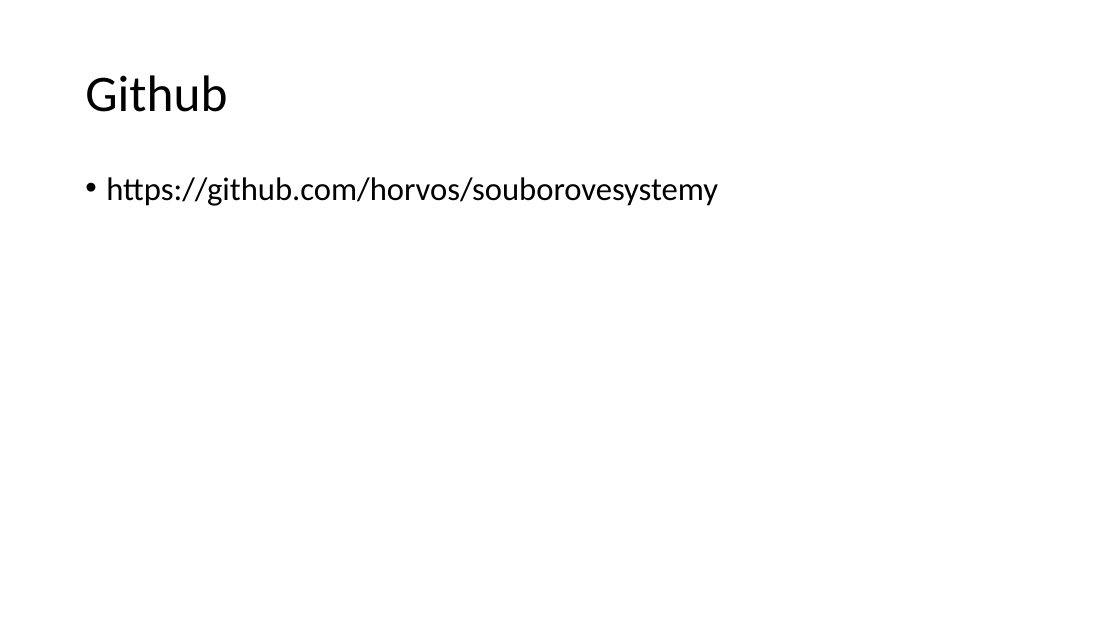
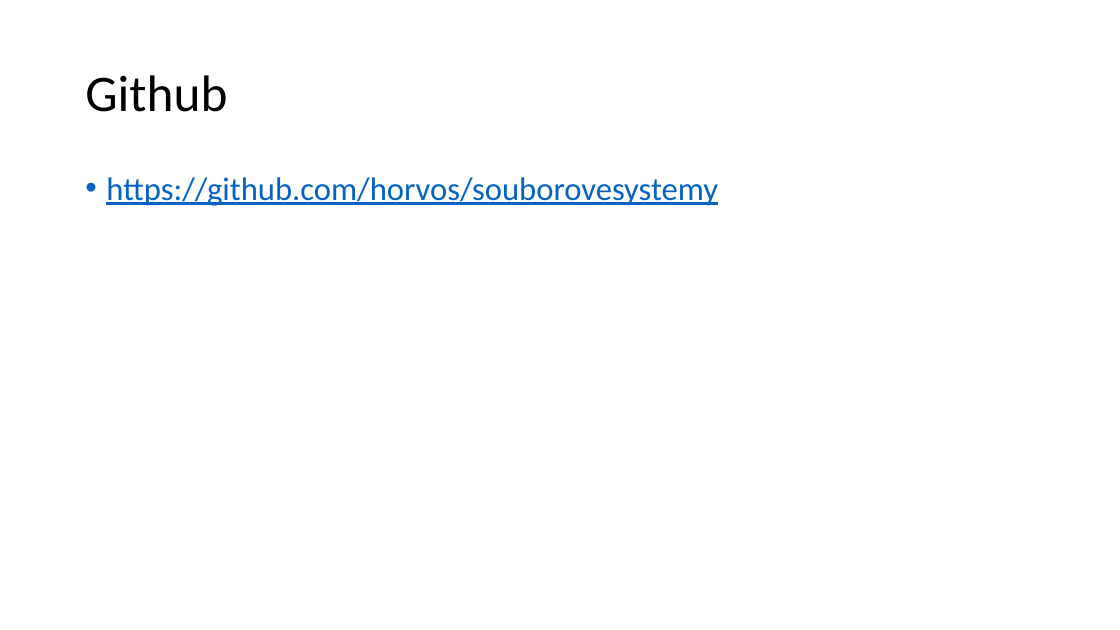
Before and after one commit to horvos/souborovesystemy, a slide deck: slide 10 of horvath.pptx (slide 9 before the commit). Drawn at 1120x630 pixels with LibreOffice and Linux fonts; fonts in the diff are those of the drawing. Boxes give left, top, right and bottom in pixels: in the first picture for what was removed or moved away, otherwise in the second. Text is boxed around its words. In the diff, an @@ line names an element or a change of style, - is before the commit and + after.

```diff
--- a/horvath.pptx
+++ b/horvath.pptx
@@ text "https://github.com/horvos/souborovesystemy" at [106, 177, 718, 206]: text colour #000000 to #0563C1, underline on @@
```
Also in this commit, not shown: 3 other slides changed, 1 slide added.
